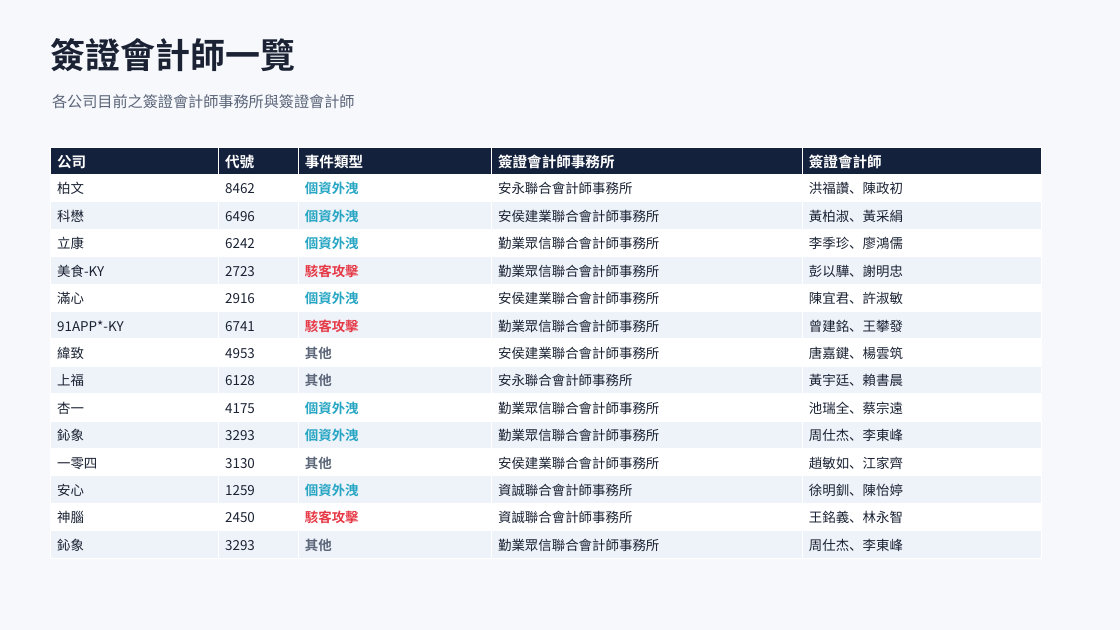
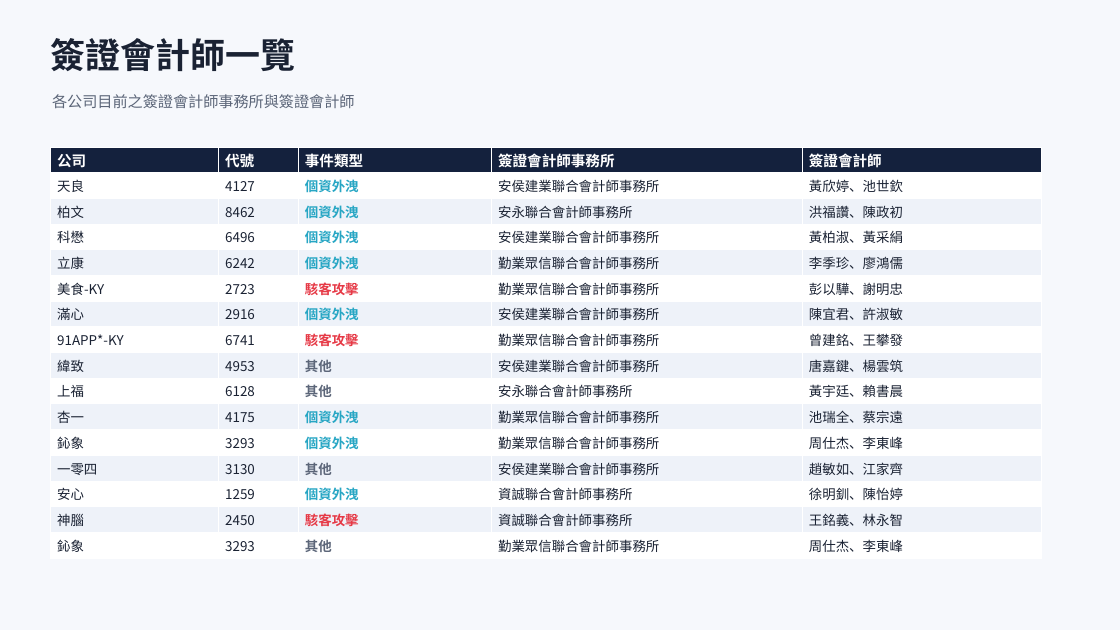
Before and after one commit to Johnnylin77/mops-isec-monitor, a slide deck: slide 4 of 資安事件因應分析.pptx. Drawn at 1120x630 pixels with LibreOffice and Linux fonts; fonts in the diff are those of the drawing. Boxes give left, top, right and bottom in pixels: in the first picture for what was removed or moved away, otherwise in the second. Text is boxed around its words. In the diff, an @@ line names an element or a change of style, - is before the commit and + after.

```diff
--- a/資安事件因應分析.pptx
+++ b/資安事件因應分析.pptx
@@ table at (x1=50, y1=147, x2=1042, y2=559) @@
+row 2: 天良 | 4127 | 個資外洩 | 安侯建業聯合會計師事務所 | 黃欣婷、池世欽
```
Also in this commit, not shown: 7 other slides changed, 2 other files.
